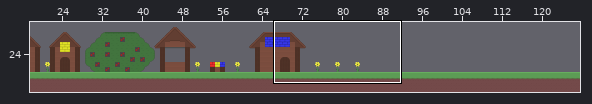
One commit to this Tiled map (JSON): Color Quest/Color Quest/assets/TileMaps/Tutorial.json. The picture above shows the old version from afar; the outline marks the close-up.
Close-up. As it was:
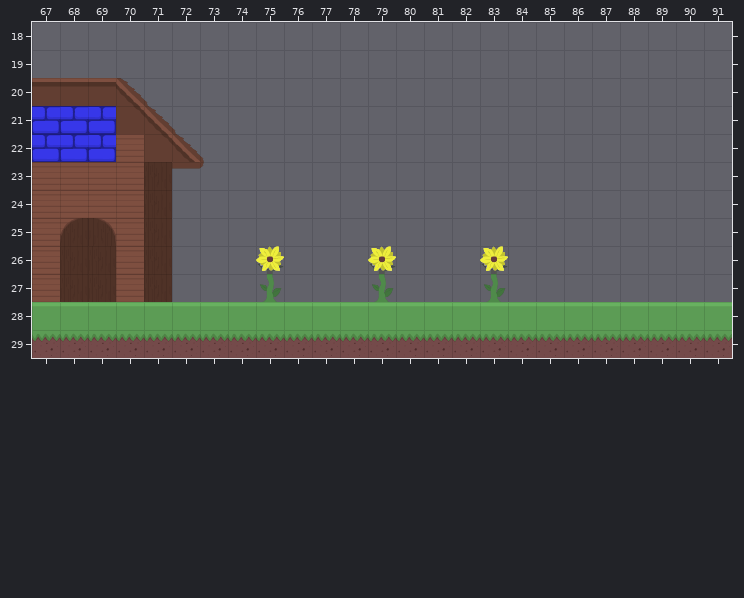
Cells are 32x32 px. Shown: x 67..91, y 18..29. The commit also changed other parts of the map, which this record leaves out.
Now the later version:
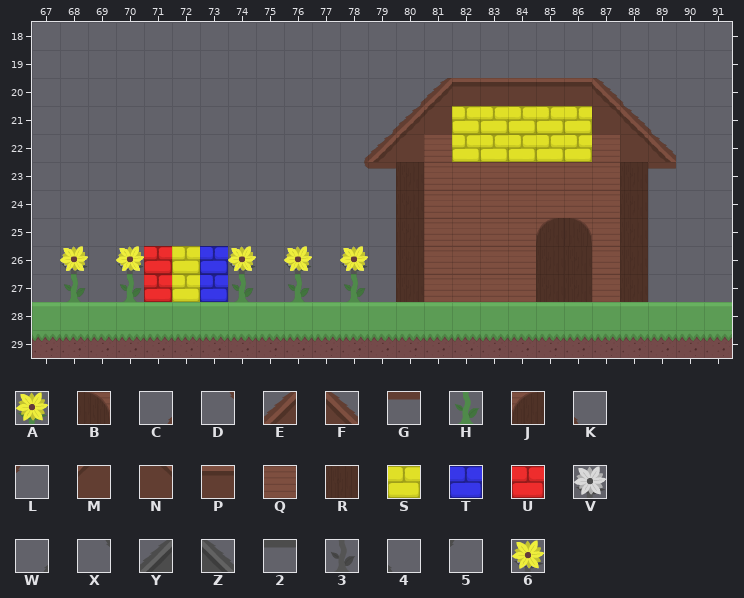
Key: from "color_tiles_2": A 1, B 2, C 3, D 3 flipped up-down, E 4, F 5, G 6 flipped up-down, H 8, J 9, K 10, L 10 flipped up-down, M 11, N 12, P 13, Q 15, R 16, S 18, T 19, U 20, V 43, W 45, X 45 flipped up-down, Y 46, Z 47, 2 48 flipped up-down, 3 50, 4 52, 5 52 flipped up-down, 6 59.
_ is an empty cell, # one hidden under a higher layer.
Change:
Layer "Ground_1":
y 20: x 67..70 ###Z -> ____
y 21: x 67..71 ####Z -> _____
y 22: x 67..69 ### -> ___; x 71..72 #Z -> __
Layer "Background_1":
y 20: x 67..71 ###Z4 -> _____; x 80..81 __ -> WY; x 87..88 __ -> Z4
y 21: x 67..72 ####Z4 -> ______; x 79..80 __ -> WY; x 88..89 __ -> Z4
y 22: x 67..73 #####Z4 -> _______; x 78..79 __ -> WY; x 89 _ -> Z
y 23: x 67..73 #####25 -> _______; x 78..79 __ -> X2; x 89 _ -> 2
y 24..25: x 67..71 ##### -> _____
y 26: x 67..70 #### -> _V_V; x 74..76 _V_ -> V_V; x 78..79 _V -> V_; x 83 V -> #
y 27: x 67..70 #### -> _3_3; x 74..76 _3_ -> 3_3; x 78..79 _3 -> 3_; x 83 3 -> #
Layer "Ground_0":
y 20: x 67..70 ###F -> ____
y 21: x 67..71 ####F -> _____
y 22: x 67..69 ### -> ___; x 71..72 #F -> __
Layer "Background_0":
y 20: x 67..71 PPPFK -> _____; x 80..88 _________ -> CEPPPPPFK
y 21: x 67..72 ###NFK -> ______; x 79..81 ___ -> CEM; x 87..89 ___ -> NFK
y 22: x 67..73 ###QNFK -> _______; x 78..81 ____ -> CEMQ; x 87..89 ___ -> QNF
y 23: x 67..73 QQQQRGL -> _______; x 78..89 ____________ -> DGRQQQQQQQRG
y 24: x 67..71 QQQQR -> _____; x 80..88 _________ -> RQQQQQQQR
y 25: x 67..71 QJBQR -> _____; x 80..88 _________ -> RQQQQJBQR
y 26: x 67..71 QRRQR -> _A_A#; x 74..76 _A_ -> A_A; x 78..88 _A___A_____ -> A_RQQQQRRQR
y 27: x 67..71 QRRQR -> _H_H#; x 74..76 _H_ -> H_H; x 78..88 _H___H_____ -> H_RQQQQRRQR
Layer "Blue":
y 21..22: x 67..69 TTT -> ___
y 26..27: x 73 _ -> T
Layer "Yellow":
y 21..22: x 82..86 _____ -> SSSSS
y 26: x 68 _ -> 6; x 70 _ -> 6; x 72 _ -> S; x 74..76 _6_ -> 6_6; x 78..79 _6 -> 6_; x 83 6 -> _
y 27: x 72 _ -> S
Layer "Red":
y 26..27: x 71 _ -> U
